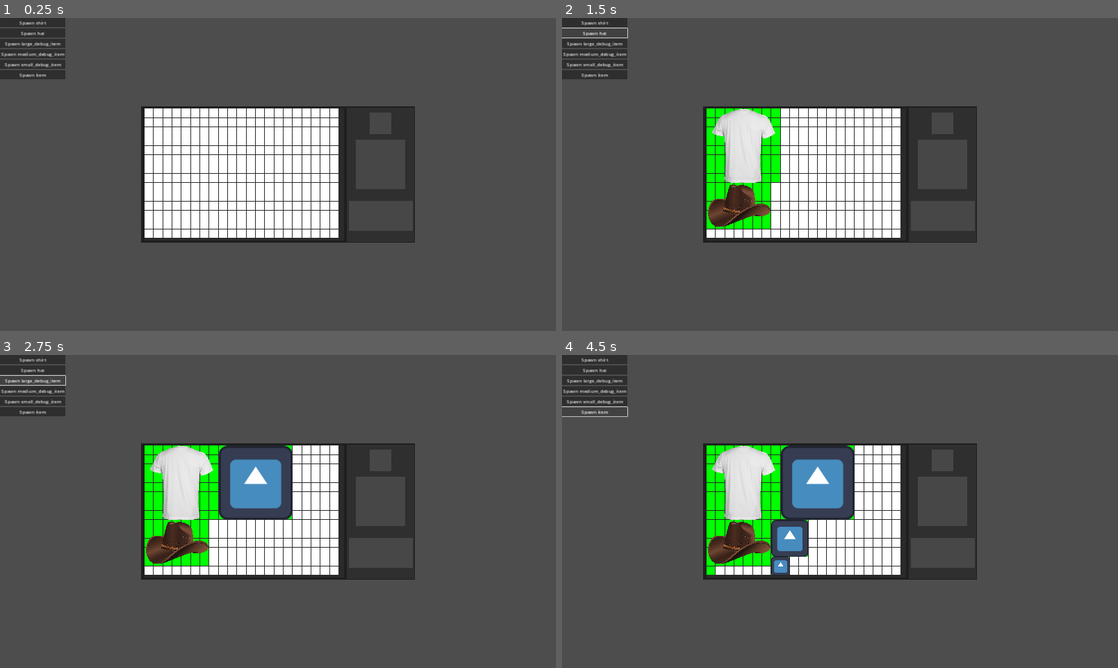
Above: before the commit, frames 1-4 (two rows, left to right).
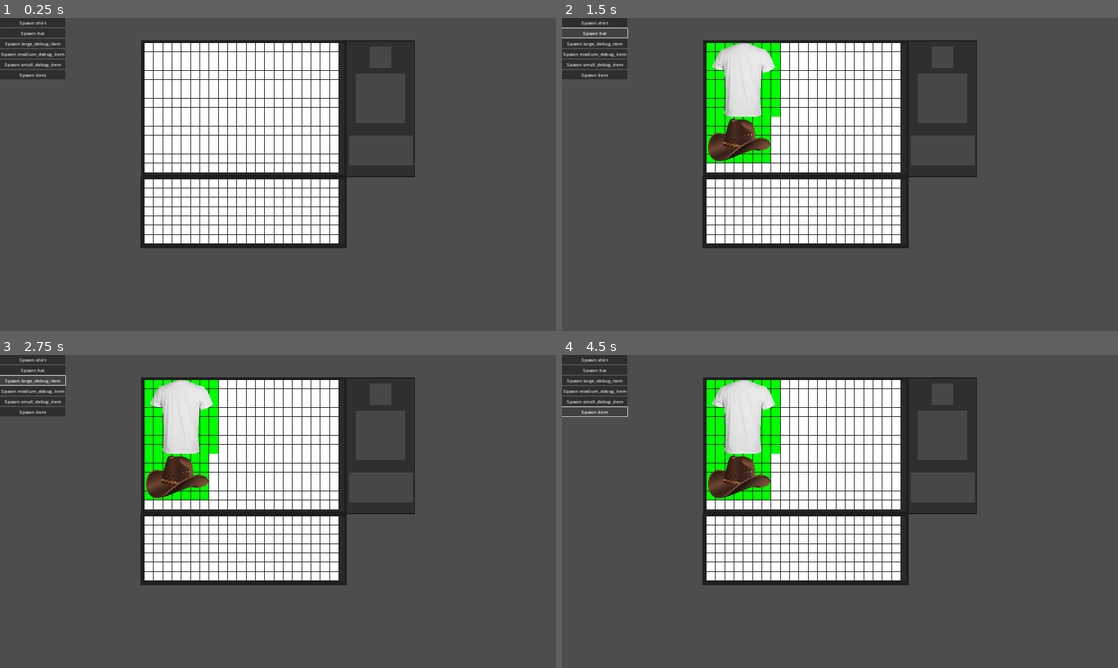
Above: after the commit, the same moments.

Repository: D4M13N-D3V/godot_grid_inventory
Game: Godot game, scene res://grid_inventory_system/debug/main.tscn
Same seed, same stepped clock (60 frames per second), same inputs: the game is played once before the commit and once after it. The engine's default icon, where the game draws it, is replaced by a stand-in: a white triangle on a blue panel in a dark square.
Inputs:
- Up to frame 1 (0.25 s): no input
- Up to frame 2 (1.5 s): click "Spawn shirt" at 0.5 s; click "Spawn hat" at 1.25 s
- Up to frame 3 (2.75 s): click "Spawn large_debug_item" at 2 s
- Up to frame 4 (4.5 s): click "Spawn medium_debug_item" at 2.75 s; click "Spawn small_debug_item" at 3.5 s; click "Spawn item" at 4.25 s

The runs differ from the first frame. In frame 1, 14% of the frame differs, in the area x 25-75%, y 7-74%; in frame 2, 17%; in frame 3, 20%; in frame 4, 21%.

Commit message:
feat added support for multiple grids at once and being able to drag items between them

Diff:
--- a/grid_inventory_system/debug/main.tscn
+++ b/grid_inventory_system/debug/main.tscn
@@ -2,10 +2,10 @@
 
 [ext_resource type="Script" path="res://grid_inventory_system/scripts/InventoryController.gd" id="1_hmtt6"]
 [ext_resource type="Script" path="res://grid_inventory_system/scripts/InventoryGrid.gd" id="2_8imhp"]
-[ext_resource type="Script" path="res://grid_inventory_system/scripts/ItemEquipmentSlots.gd" id="3_sri3o"]
+[ext_resource type="Script" path="res://grid_inventory_system/scripts/ItemSlot.gd" id="3_sri3o"]
 [ext_resource type="PackedScene" uid="uid://c2c7v5idagdqr" path="res://grid_inventory_system/debug/debug_ui.tscn" id="4_abx0e"]
 
-[node name="Inventory" type="Control" node_paths=PackedStringArray("inventory_grid", "inventory_background", "inventory_equipment_slots")]
+[node name="Inventory" type="Control" node_paths=PackedStringArray("inventory_grid", "inventory_loot_grid", "inventory_background", "inventory_equipment_slots")]
 layout_mode = 3
 anchors_preset = 15
 anchor_right = 1.0
@@ -14,6 +14,7 @@
 grow_vertical = 2
 script = ExtResource("1_hmtt6")
 inventory_grid = NodePath("UI/Background/Items")
+inventory_loot_grid = NodePath("UI/Background/ColorRect/LootItems")
 inventory_background = NodePath("UI/Background")
 inventory_equipment_slots = NodePath("UI/Background/Equipment")
 
@@ -26,9 +27,9 @@
 anchor_right = 0.5
 anchor_bottom = 0.5
 offset_left = -473.5
-offset_top = -235.5
+offset_top = -462.0
 offset_right = 473.5
-offset_bottom = 235.5
+offset_bottom = 9.0
 grow_horizontal = 2
 grow_vertical = 2
 color = Color(0.121569, 0.121569, 0.121569, 1)
@@ -84,6 +85,29 @@
 grow_vertical = 2
 color = Color(0.278431, 0.278431, 0.278431, 1)
 
+[node name="ColorRect" type="ColorRect" parent="UI/Background"]
+offset_left = -3.0
+offset_top = 470.0
+offset_right = 711.0
+offset_bottom = 717.0
+color = Color(0.105882, 0.105882, 0.105882, 0.905882)
+
+[node name="LootItems" type="ColorRect" parent="UI/Background/ColorRect"]
+layout_mode = 1
+anchors_preset = 9
+anchor_bottom = 1.0
+offset_left = 15.0
+offset_top = 8.0
+offset_right = 704.0
+offset_bottom = -14.0
+grow_vertical = 2
+color = Color(0.164706, 0.164706, 0.164706, 1)
+script = ExtResource("2_8imhp")
+inventory_item_grid_width = 21
+inventory_item_grid_height = 7
+inventory_grid_default_color = Color(1, 1, 1, 1)
+inventory_grid_used_color = Color(0, 1, 0, 1)
+
 [node name="Items" type="ColorRect" parent="UI/Background"]
 layout_mode = 1
 anchors_preset = 9
--- a/grid_inventory_system/scripts/InventoryController.gd
+++ b/grid_inventory_system/scripts/InventoryController.gd
@@ -8,6 +8,7 @@
 @export var inventory_grab_input:String = "inventory_grab"
 @export var inventory_rotate_input:String = "inventory_rotate"
 @export var inventory_grid:Control
+@export var inventory_loot_grid:Control
 @export var inventory_background:Control
 @export var inventory_equipment_slots:Control
 
@@ -107,6 +108,8 @@
 
 	if(_is_mouse_ontop_of_control(inventory_grid)==true):
 		return inventory_grid
+	elif(_is_mouse_ontop_of_control(inventory_loot_grid)==true):
+		return inventory_loot_grid
 	elif(_is_mouse_ontop_of_control(inventory_equipment_slots)==true):
 		return inventory_equipment_slots
 	elif(_is_mouse_ontop_of_control(inventory_background)==true):
--- a/grid_inventory_system/scripts/InventoryGrid.gd
+++ b/grid_inventory_system/scripts/InventoryGrid.gd
@@ -37,7 +37,7 @@
 
 # Function to insert an item into the inventory grid
 func insert_item(item):
-	var item_pos = item.position
+	var item_pos = item.global_position-global_position
 	var g_pos = pos_to_grid_coord(item_pos)
 	var item_size = get_grid_size(item)
 
@@ -45,6 +45,9 @@
 	if is_grid_space_available(g_pos.x, g_pos.y, item_size.x, item_size.y)==true:
 		set_grid_space(g_pos.x, g_pos.y, item_size.x, item_size.y, true)
 		item.position = Vector2(g_pos.x, g_pos.y) * inventory_item_grid_cell_size
+		var parent = item.get_parent()
+		if(parent!=null):
+			parent.remove_child(item)
 		add_child(item)
 		inventory_item_grid_items.append(item)
 		return true
@@ -77,7 +80,7 @@
 		item.queue_free()
 
 	var item_size = get_grid_size(item)
-	var item_pos = item.position
+	var item_pos = position-item.position
 	var g_pos = pos_to_grid_coord(item_pos)
 	inventory_item_grid_items.remove_at(inventory_item_grid_items.find(item))
 	set_grid_space(g_pos.x, g_pos.y, item_size.x, item_size.y, false)
@@ -85,8 +88,10 @@
 # Function to convert global position to grid coordinates
 func pos_to_grid_coord(pos):
 	var results = {}
-	results.x = int(pos.x / inventory_item_grid_cell_size)
-	results.y = int(pos.y / inventory_item_grid_cell_size)
+	var testa = int(position.x / inventory_item_grid_cell_size)
+	var testb = int(position.y / inventory_item_grid_cell_size)
+	results.x = int(pos.x / inventory_item_grid_cell_size)-testa
+	results.y = int(pos.y / inventory_item_grid_cell_size)-testb
 	return results
 
 # Function to get the grid size of an item in terms of grid cells
--- a/grid_inventory_system/scripts/ItemEquipmentSlots.gd
+++ b/grid_inventory_system/scripts/ItemSlot.gd
@@ -1,4 +1,5 @@
 extends ColorRect
+class_name ItemSlot
 
 # Reference to child slots
 @onready var slots = get_children()
